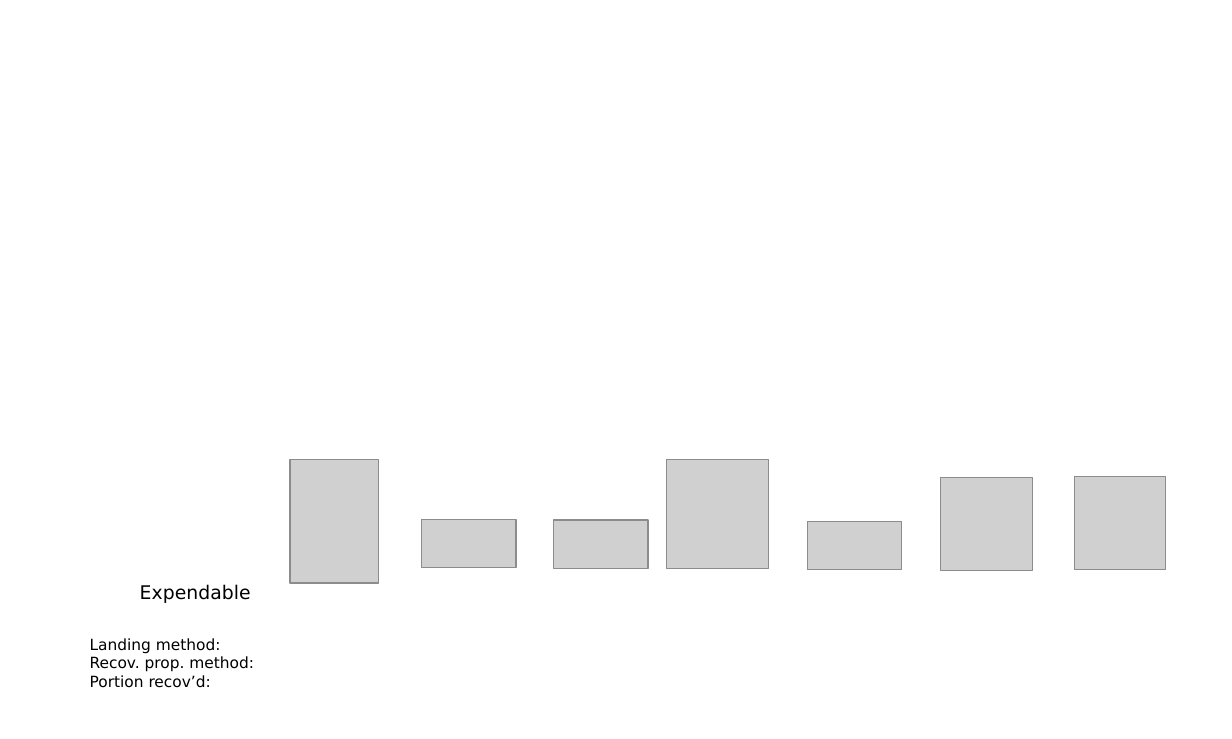
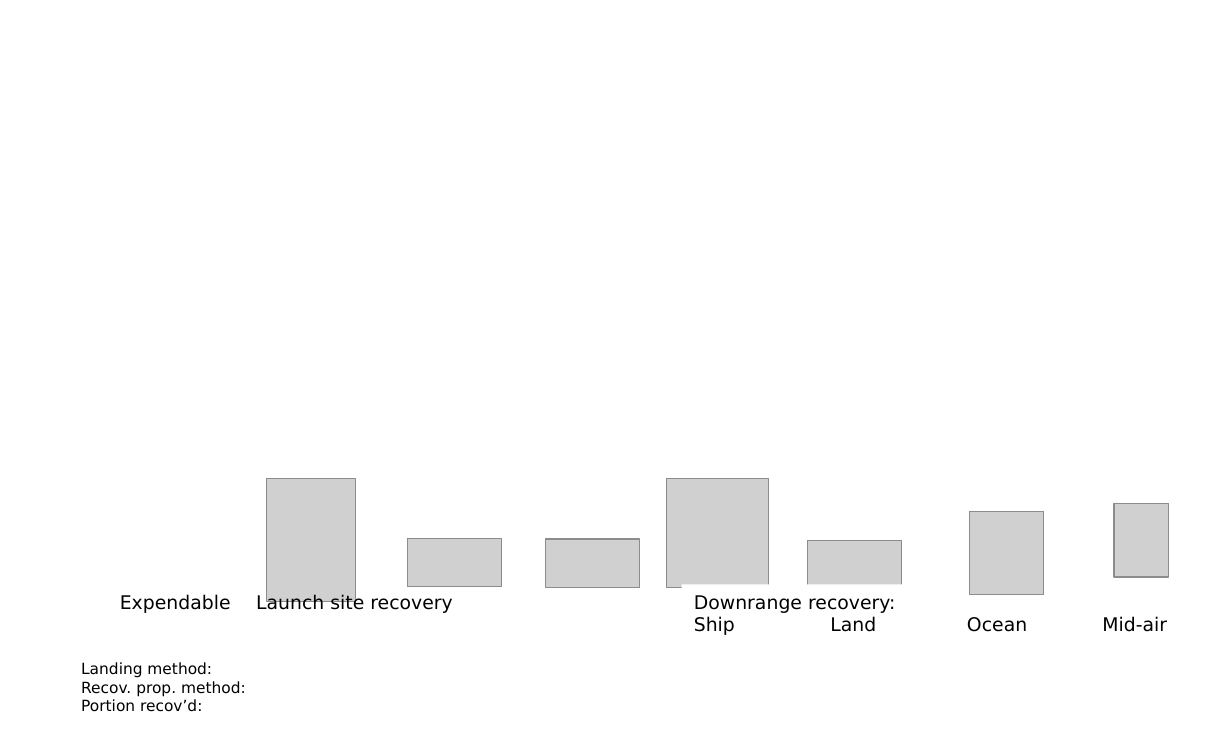
Before and after one commit to mvernacc/lvreuse, a slide deck: slide 4 of paper/figures/strategy_perf_annotated.pptx. Drawn at 1232x739 pixels with LibreOffice and Linux fonts; fonts in the diff are those of the drawing; grey boxes stand for pictures; background and template pictures are left out. Boxes give left, top, right and bottom in pixels: in the first picture for what was removed or moved away, otherwise in the second. Text is boxed around its words. In the diff, an @@ line names an element or a change of style, - is before the commit and + after.

```diff
--- a/paper/figures/strategy_perf_annotated.pptx
+++ b/paper/figures/strategy_perf_annotated.pptx
@@ picture: place and size @@
-picture at (290, 460, 378, 583)
+picture at (267, 479, 356, 602)
@@ picture: place and size @@
-picture at (667, 460, 769, 568)
+picture at (667, 479, 769, 588)
@@ picture removed at (941, 478, 1032, 572) @@
@@ picture removed at (1074, 477, 1165, 570) @@
@@ picture: place and size @@
-picture at (421, 520, 516, 568)
+picture at (408, 538, 503, 586)
@@ group added at (256, 504, 1168, 635): 2 pictures, 2 texts @@
+Downrange recovery:
+Ship Land Ocean Mid-air
+Launch site recovery
@@ picture: place and size @@
-picture at (554, 520, 649, 568)
+picture at (546, 540, 641, 588)
@@ picture: place and size @@
-picture at (807, 521, 902, 569)
+picture at (807, 541, 902, 589)
@@ text "Expendable": place and size @@
-text "Expendable" at (140, 584, 251, 603)
+text "Expendable" at (120, 594, 231, 613)
@@ text "Landing method:": place and size @@
-text "Landing method:" at (90, 638, 254, 688)
+text "Landing method:" at (81, 662, 246, 712)
```
Also in this commit, not shown: 3 other slides changed, 21 other files.
